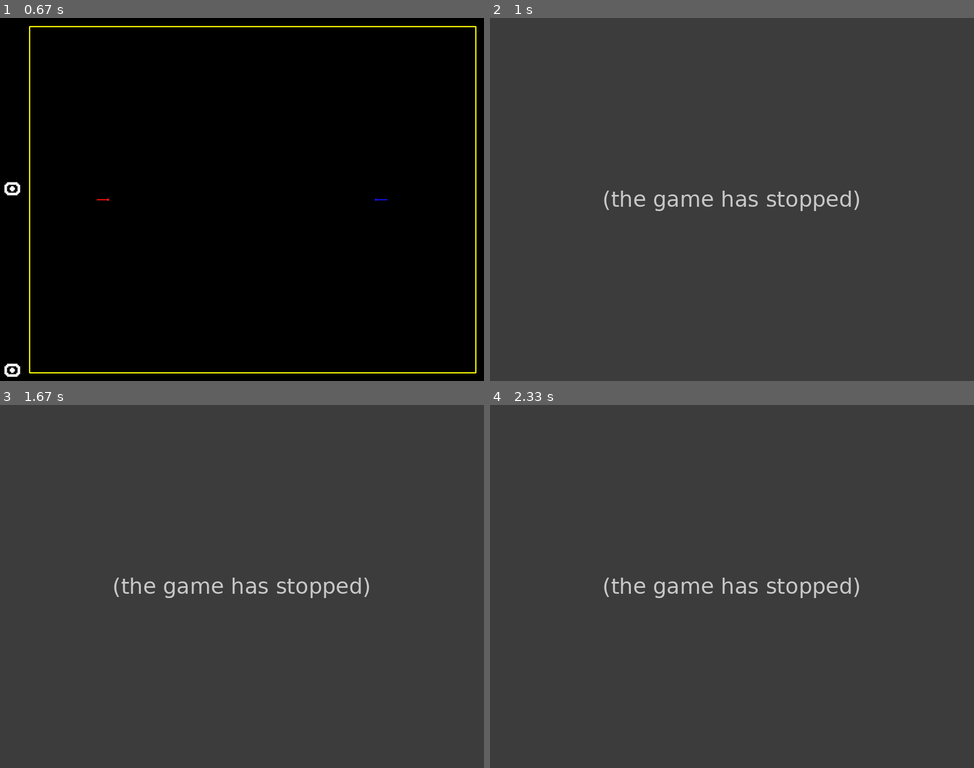
Above: before the commit, frames 1-4 (two rows, left to right).
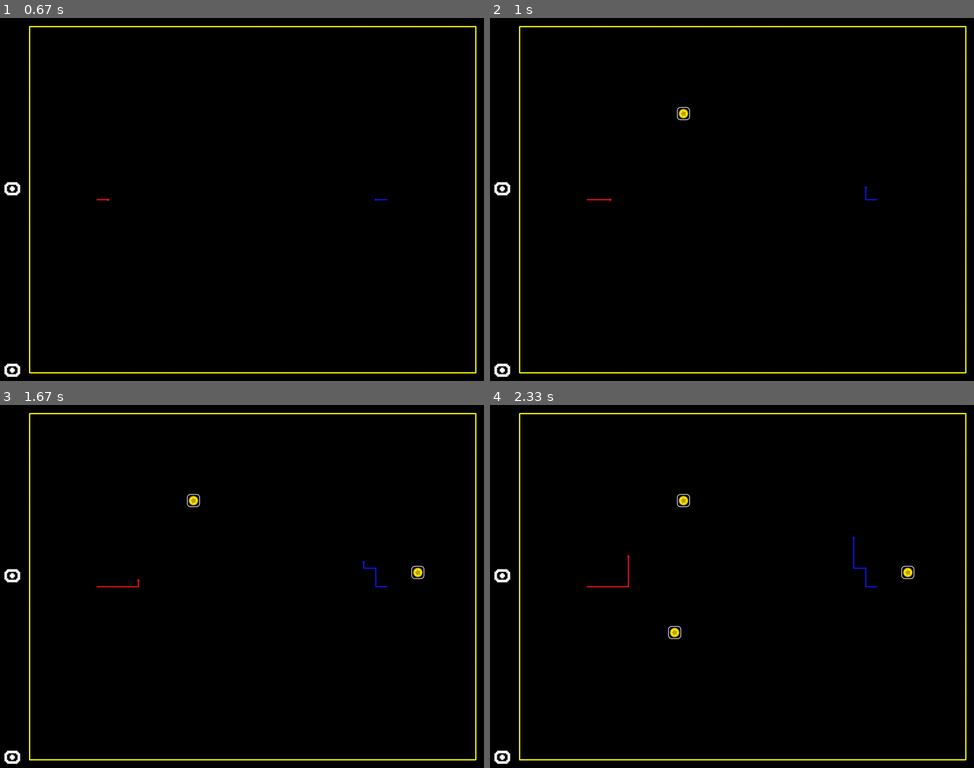
Above: after the commit, the same moments.

Repository: Paulyplops/pygame-test
Game: pygame game, started from oscar-tron.py
Same seed, same stepped clock (60 frames per second), same inputs: the game is played once before the commit and once after it.
Inputs:
- Up to frame 1 (0.67 s): tap 2 at 0.33 s
- Up to frame 2 (1 s): hold Right from 0.67 s (still down)
- Up to frame 3 (1.67 s): release Right at 1.13 s; hold Up 1.17-1.47 s; hold W 1.17-1.47 s; hold Right from 1.5 s (still down); hold D from 1.5 s (still down)
- Up to frame 4 (2.33 s): release Right at 1.97 s; release D at 1.97 s

Frame 1 is identical in both runs. In frame 2, 100% of the frame differs, in the area x 0-100%, y 0-100%; in frame 3, 100%; in frame 4, 100%.
Error before the commit: AttributeError: 'Coin' object has no attribute 'active_time' (oscar-tron.py line 484); the game stopped at 0.82 s (later frames are placeholders)

Commit message:
Fixing power ups.

Diff:
--- a/oscar-tron.py
+++ b/oscar-tron.py
@@ -187,7 +187,7 @@
         self.x = x
         self.y = y
         self.icon = None
-        self.active = None
+        self.active_time = None
 
     def draw(self, surface, width, height):
         surface.blit( self.icon, ( self.x - POWER_UP_SIZE // 2, self.y - POWER_UP_SIZE // 2 ) )
